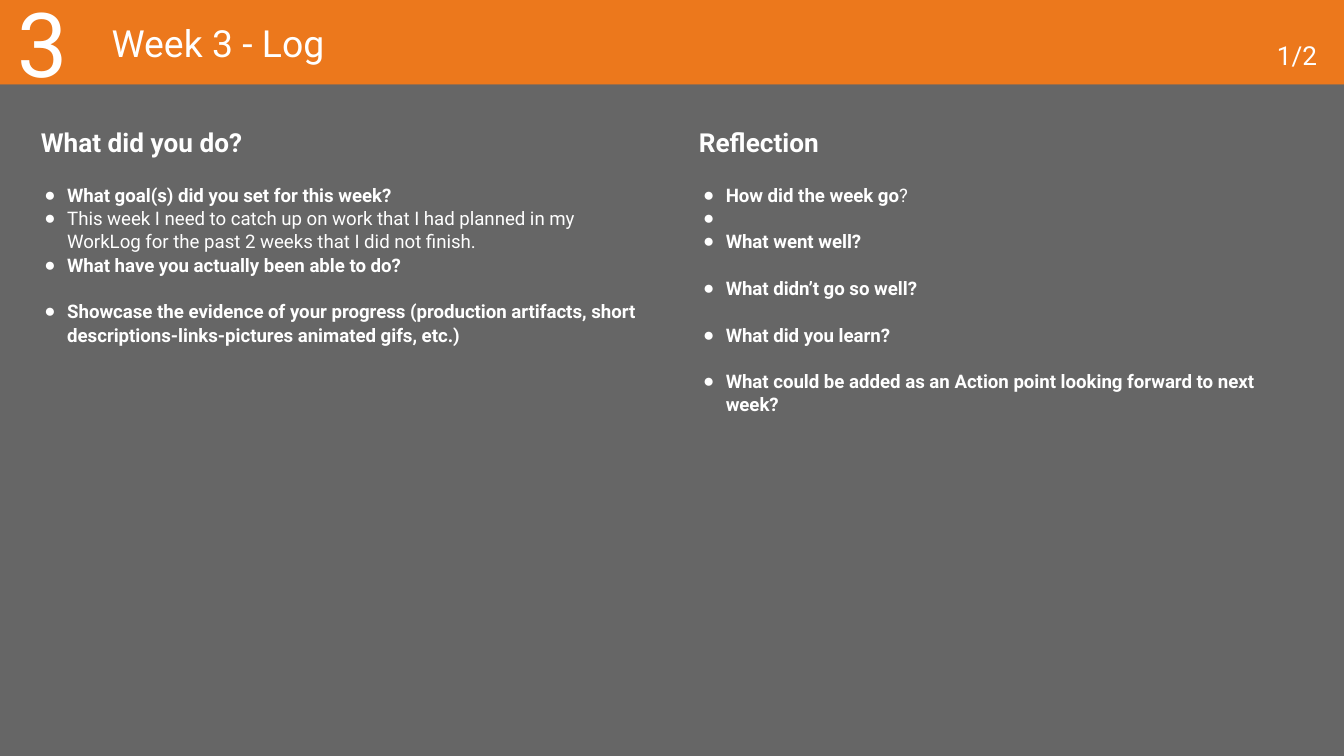
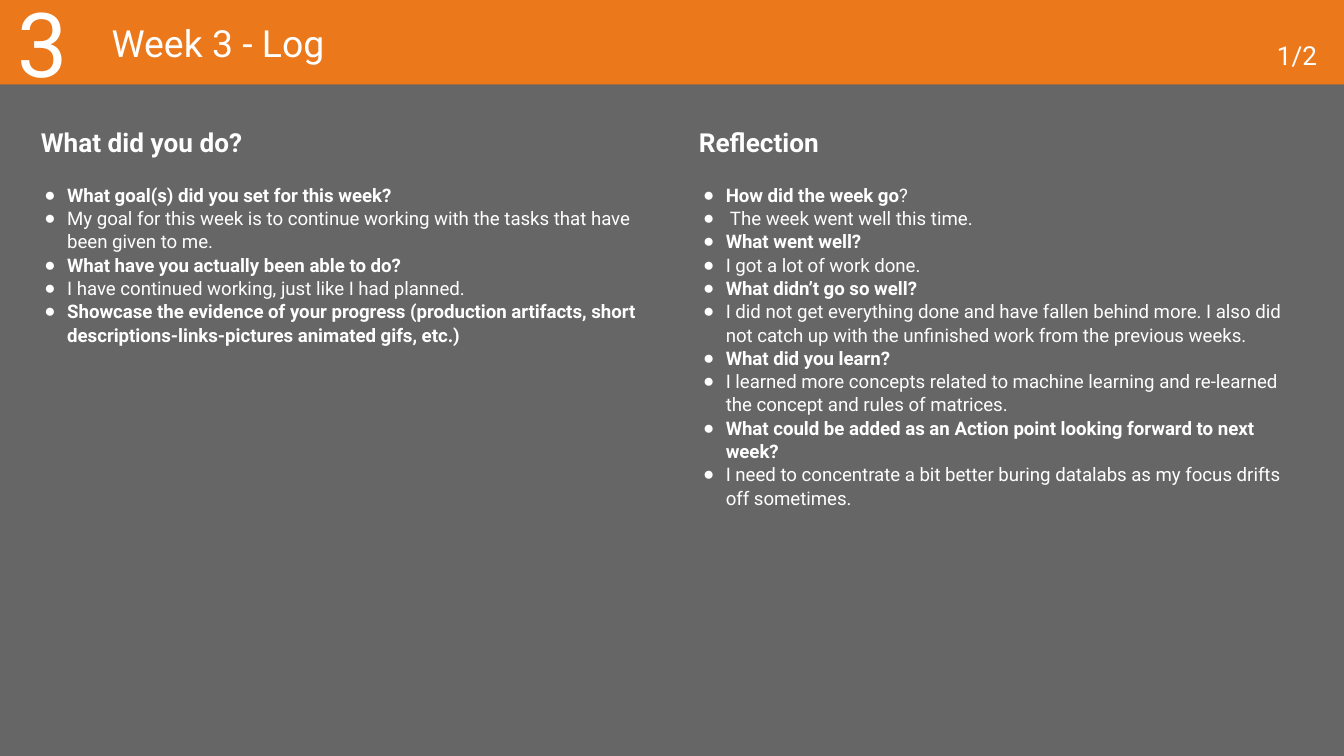
Before and after one commit to MaksBurchard240894/HFG7, a slide deck: slide 13 of Deliverables/Learning Log - Y1B-2024-25_ADSAI.pptx. Drawn at 1344x756 pixels with LibreOffice and Linux fonts; fonts in the diff are those of the drawing. Boxes give left, top, right and bottom in pixels: in the first picture for what was removed or moved away, otherwise in the second. Text is boxed around its words. In the diff, an @@ line names an element or a change of style, - is before the commit and + after.

```diff
--- a/Deliverables/Learning Log - Y1B-2024-25_ADSAI.pptx
+++ b/Deliverables/Learning Log - Y1B-2024-25_ADSAI.pptx
@@ text at (67,211,630,252): text changed @@
-● This week I need to catch up on work that I had planned in my WorkLog for the past 2 weeks that I did not finish.
+● My goal for this week is to continue working with the tasks that have been given to me.
@@ text at (730,211,973,225): paragraph added @@
+● The week went well this time.
@@ text at (726,258,920,276): paragraph added @@
+● I got a lot of work done.
@@ text at (67,281,465,299): paragraph added @@
+● I have continued working, just like I had planned.
@@ text at (726,304,1280,346): paragraph added @@
+● I did not get everything done and have fallen behind more. I also did not catch up with the unfinished work from the previous weeks.
@@ text at (726,374,1278,415): paragraph added @@
+● I learned more concepts related to machine learning and re-learned the concept and rules of matrices.
@@ text at (726,467,1281,505): paragraph added @@
+● I need to concentrate a bit better buring datalabs as my focus drifts off sometimes.
```
Also in this commit, not shown: 1 other slide changed, 7 other files.
